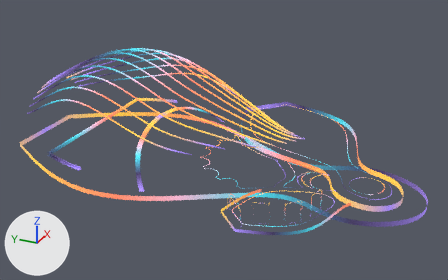
The glTF model dcl/assets/models/neons-animated.gltf as it was, and as the next commit left it.
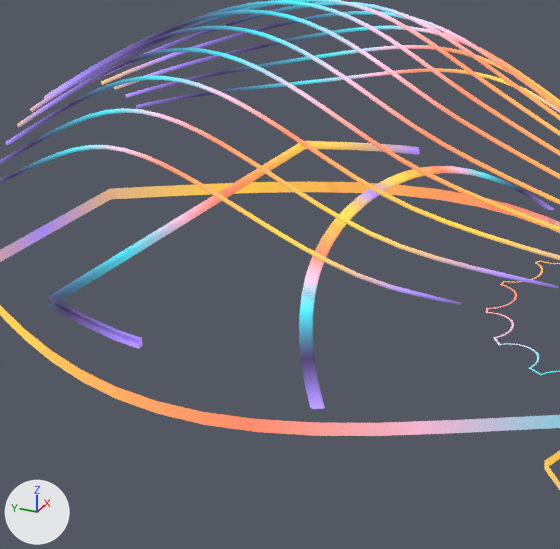
Each version appears first whole from a 50 mm lens placed at (-105.7, -17.5, 186.2), pointed at (4.1, 31.9, 131.3), and next in a close-up on the part from 7% to 51% of the width and 17% to 86% of the height. The lights are fixed; the arrows at lower left show +X, +Y and +Z. The older version's two pictures come first. Where no turn or scale is listed for an object, it has been applied to the vertices. Vertices at exactly the same position are counted once.

Names of what the first close-up shows: 'neon-gradient'.
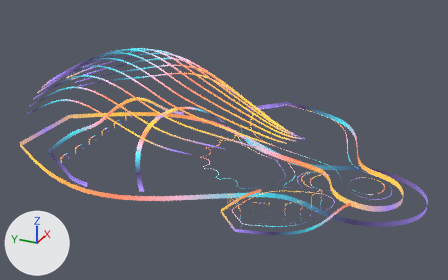
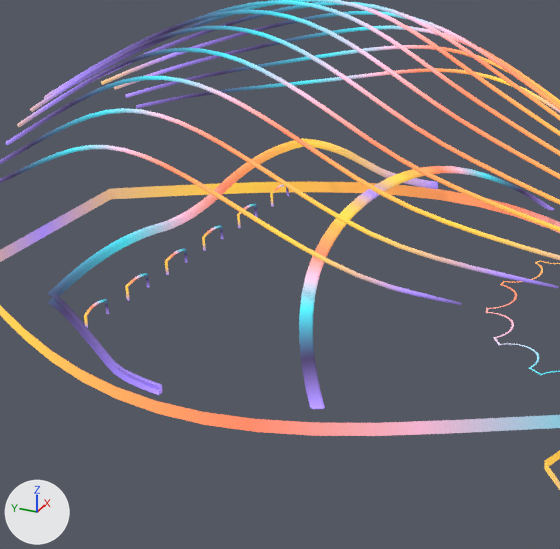
Pixel boxes [x1, y1, x2, y2] of what changed, in the close-ups (560 x 549 px):
part 1 of me_cube_068, added: after [125, 273, 149, 301]
part 2 of me_cube_068, added: after [165, 249, 188, 275]
part 3 of me_cube_068, added: after [202, 225, 223, 251]
part 4 of me_cube_068, added: after [237, 204, 257, 228]
part 5 of me_cube_068, added: after [84, 299, 109, 328]
part 6 of me_cube_068, added: after [270, 185, 289, 206]
part 7 of me_cube_068, reshaped: before [46, 141, 420, 349]; after [47, 138, 438, 395]
part 8 of me_cube_068, surface changed: before [55, 212, 193, 349]; after [157, 211, 200, 228]

The change, as a diff of the scene's bpy script:
```diff
--- a/dcl/assets/models/neons-animated.gltf.py
+++ b/dcl/assets/models/neons-animated.gltf.py
@@ me_cube_068 @@
 # used by ob_neon_gradient; location = (0.0, -0.15, 129.0)
-me_cube_068.from_pydata(...)  # 5359 vertices, 8736 faces; spans x -22.8..37.1, y -10.8..76.4, z -2.1..20.5
+me_cube_068.from_pydata(...)  # 6079 vertices, 9824 faces; spans x -22.8..37.1, y -10.8..76.4, z -2.1..20.5
+# me_cube_068 part 1: a new loose piece of 76 vertices spanning x -8.8..-6.2, y 61.2..61.4, z -1.0..0.3, in mat_neon_gradient
+# me_cube_068 part 2: a new loose piece of 76 vertices spanning x -3.8..-1.2, y 61.2..61.4, z -1.0..0.3, in mat_neon_gradient
+# me_cube_068 part 3: a new loose piece of 76 vertices spanning x 1.2..3.8, y 61.2..61.4, z -1.0..0.3, in mat_neon_gradient
+# me_cube_068 part 4: a new loose piece of 76 vertices spanning x 6.2..8.8, y 61.2..61.4, z -1.0..0.3, in mat_neon_gradient
+# me_cube_068 part 5: a new loose piece of 76 vertices spanning x -13.8..-11.2, y 61.2..61.4, z -1.0..0.3, in mat_neon_gradient
+# me_cube_068 part 6: a new loose piece of 76 vertices spanning x 11.2..13.8, y 61.2..61.4, z -1.0..0.3, in mat_neon_gradient
+# me_cube_068 part 7: 13 vertices moved from x -19.9..16.9, y 51.7..61.6, z 2.2..2.8 to x -6.3..1.3, y 61.2..61.6, z 2.2..3.7; 40 vertices removed from x -19.8..19.9, y 51.7..61.6, z 2.2..2.8; 304 vertices added at x -20.3..20.3, y 50.2..61.6, z -0.9..3.9
+# me_cube_068 part 8: 8 kept faces spanning x -4.9..1.3, y 61.2..61.6, z 2.2..3.5 get new texture (UV) coordinates
 me_cube_068.materials.append(mat_neon_gradient)
```
